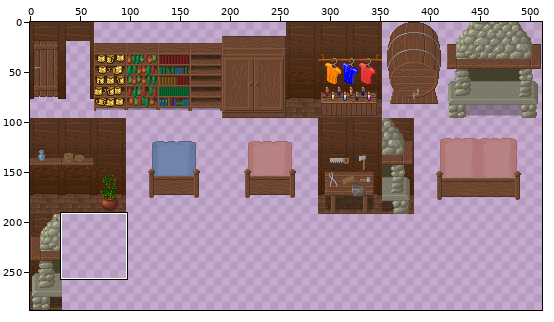
Sprite sheet -- graphics/tiles/woodland_indoor_x3.png. Above: a wide view before the commit, with the close-up outlined.
Close-up. First the earlier version:
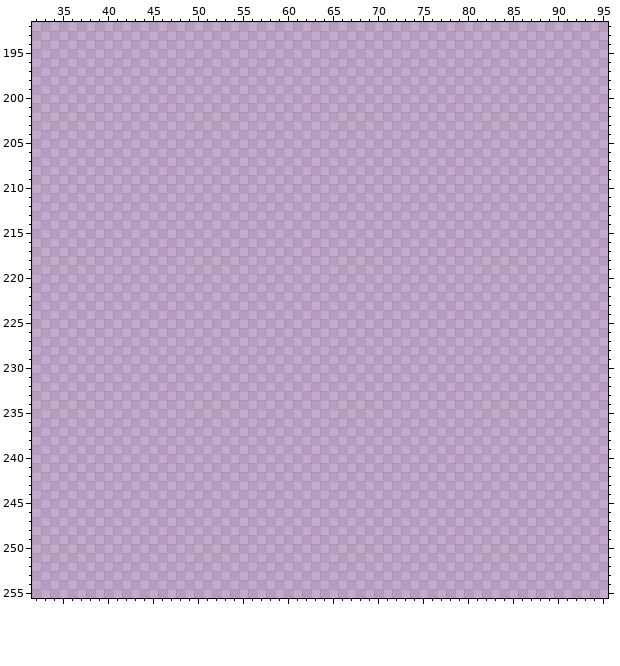
The file is 512x288 pixels. Pixels under 10% opacity are left out. Colours within 5 levels of each other are drawn and written as one. Shown: x 32..95, y 192..255.
Palette (. is transparent): 
Pixels before (only the part around the change), first column x 32:
192 ................................................................
193 ................................................................
194 ................................................................
195 ................................................................
196 ................................................................
197 ................................................................
198 ................................................................
199 ................................................................
200 ................................................................
201 ................................................................
202 ................................................................
203 ................................................................
204 ................................................................
205 ................................................................
206 ................................................................
207 ................................................................
208 ................................................................
209 ................................................................
210 ................................................................
211 ................................................................
212 ................................................................
213 ................................................................
214 ................................................................
215 ................................................................
216 ................................................................
217 ................................................................
218 ................................................................
219 ................................................................
220 ................................................................
221 ................................................................
222 ................................................................
223 ................................................................
224 ................................................................
225 ................................................................
226 ................................................................
227 ................................................................
228 ................................................................
229 ................................................................
230 ................................................................
231 ................................................................
232 ................................................................
233 ................................................................
234 ................................................................
235 ................................................................
236 ................................................................
237 ................................................................
238 ................................................................
239 ................................................................
240 ................................................................
241 ................................................................
242 ................................................................
243 ................................................................
244 ................................................................
245 ................................................................
246 ................................................................
247 ................................................................
248 ................................................................
249 ................................................................
250 ................................................................
251 ................................................................
252 ................................................................
253 ................................................................
254 ................................................................
255 ................................................................
And afterwards:
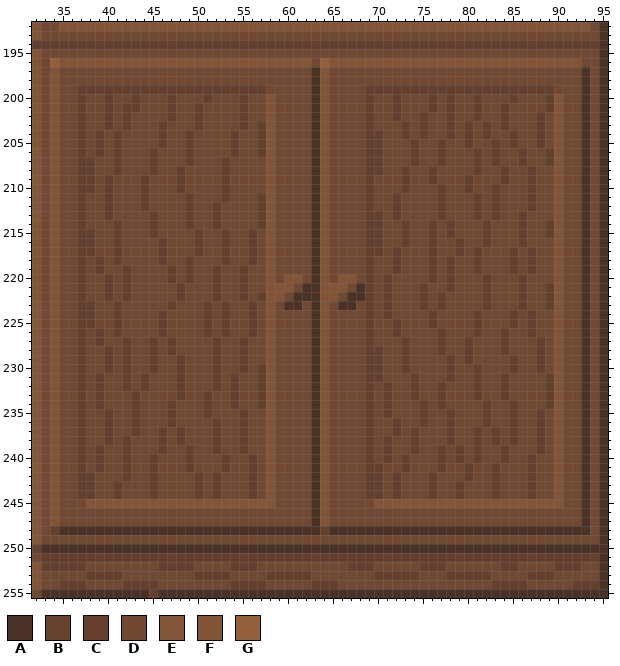
Colours new in this view: A #4a3227  B #653f2df9  C #653f2d  D #714831  E #835436f8  F #835436  G #955f3c
What changed:
Changed rows in their new state; - is an unchanged pixel.
first column x 32:
192 FDDFFFFFFFFFFFFFFFFFFFFFFFFFFFFFFFFFFFFFFFFFFFFFFFFFFFFFFFFFFFDA
193 FDDDDDDDDDDDDDDDDDDDDDDDDDDDDDDDDDDDDDDDDDDDDDDDDDDDDDDDDDDDDDDA
194 CCCCCCCCCCCCCCCCCCCCCCCCCCCCCCCCCCCCCCCCCCCCCCCCCCCCCCCCCCCCCCCA
195 FDDDDDDDDDDDDDDDDDDDDDDDDDDDDDDDDDDDDDDDDDDDDDDDDDDDDDDDDDDDDDDA
196 FDGFFFFFFFFFFFFFFFFFFFFFFFFFFFFDGFFFFFFFFFFFFFFFFFFFFFFFFFFFFDDA
197 FDFDDDDDDDDDDDDDDDDDDDDDDDDDDDDAFDDDDDDDDDDDDDDDDDDDDDDDDDDDDADA
198 FDFDDDDDDDDDDDDDDDDDDDDDDDDDDDDAFDDDDDDDDDDDDDDDDDDDDDDDDDDDDADA
199 FDFDDCCCCCCCCCCCCCCCCCCCCCDDDDDAFDDDDCCCCCCCCCCCCCCCCCCCCCDDDADA
200 FDFDDCDDCDDCDDDCDDDCDDDCDDFDDDDAFDDDDCDDCDDDCDCDDCDDDCDDDCFDDADA
201 FDFDDCDDCDCCDDDCDDCDDDDCDDFDDDDAFDDDDCDDCDDDCDCDDCDDCDDDDCFDDADA
202 FDFDDCDDCDCDDDDCDDCDDDDCDDFDDDDAFDDDDCDDCDDCDDCDDCDDCDDDCDFDDADA
203 FDFDDCDDCDCDDDCDDDCDDDDCDCFDDDDAFDDDDCDDDCDCDDCDCDCDCDDDCDFDDADA
204 FDFDDCDCDCDDDDCDDCDDDDCDDCFDDDDAFDDDDCCDDCDCDDCDCDCDDCDDCDFDDADA
205 FDFDDCDCDCDDDDCDDCDDDDCDDCFDDDDAFDDDDCCDDDCDDCDDCDDCDCDDCDFDDADA
206 EDFDDCDCDCDDDCDDDCDDDDCDDCFDDDDAFDDDDCCDDDCDDCDDDCDCDDCDDCFDDADA
207 EDFDDCCDDCDDDCDDDCDDDCDDDDFDDDDAFDDDDCCDDDCDDCDDDCDCDDCDDCFDDADA
208 EDFDDCCDDCDDDCDDCDDDDCDDDDFDDDDAFDDDDCCDDCDDCDDDDCDDCDDCDDFDDADA
209 EDFDDCCDCDDDCDDDCDDDDCDDDDFDDDDAFDDDDCDDDCDDCDDDCDDDCDDCDDFDDADA
210 EDFDDCCDCDDDCDDDCDDDDCDDDDFDDDDAFDDDDCDDDCDDDCDDCDDCDDDCDDFDDADA
211 EDFDDCDDCDDDCDDDDCDDDCDDDCFDDDDAFDDDDCDDCDDDDCDDDCDCDDDCDDFDDADA
212 EDFDDCDDCDDDCDDDDCDDCDDDDCFDDDDAFDDDDCDDCDDDDCDDDCDCDDDCDDFDDADA
213 EDFDDCDDCDDDDCDDDCDDCDDDDCFDDDDAFDDDDCCDCDDDDCDDDCDCDDCDDDFDDADA
214 FDFDDCDDDCDDDCDDDCDDCDDDDCFDDDDAFDDDDCCDDCDDCDCDDDCDDDCDDCFDDADA
215 FDFDDCCDDCDDDCDDDDCDDCDDCDFDDDDAFDDDDCCDDCDDCDCDDDCDDDCDDCFDDADA
216 FDFDDCCDDCDDDDCDDDCDDCDDCDFDDDDAFDDDDCCDDCDDCDDCDDCDDDCDDDFDDADA
217 FDFDDCCDDCDDDDCDDDCDDCDDCDFDDDDAFDDDDCCDCDDDCDDCDCDDDCDCDDFDDADA
218 FDFDDCDCDCDDDDCDDCDDDCDDCDFDDDDAFDDDDCDDCDDDCDCDDCDDDCDCDDFDDADA
219 FDFDDCDCDDCDDDDCDCDDCDDCDDFDDDDAFDDDDCDDCDDDCDCDDCDDDCDCDDFDDADA
220 FDFDDCDDCDCDDDDCDCDDCDDCDDFDFFDAFDFFDCDCDDDDCDCDDDCDDDCDDDFDDADA
221 FDFDDCDDCDCDDDDDCDDDCDDCDDFFFDAAFFFDACDCDDDCDDCDDDCDDDCDDCFDDADA
222 FDFDDCDDCDCDDDDDCDDDCDDCDCFFDAAAFFDAACDCDDDCDCDDDDCDDDCDDCFDDADA
223 EDFDDCCDDCDDDDDCDDDCDCDDCDFDAADAFDAADCDCDDDCDCDDDDCDDDCDDCFDDADA
224 EDFDDCCDDCDDDDCDDDDCDCDDCDFDDDDAFDDDDCDCDDDDCDDDDCDDDCDCDDFDDADA
225 EDFDDCCDDCDDDDCDDDDCDCDDCDFDDDDAFDDDDCDDCDDDCDDDDCDDDCDCDDFDDADA
226 EDFDDCDCDCDDDDCDDDDCDCDDCDFDDDDAFDDDDCDDCDDDDCDDDCDDCDDCDDFDDADA
227 EDFDDCDCDDCDDCDCDDDDCDDCDDFDDDDAFDDDDCDDDCDDDCDDCDDDCDDDCDFDDADA
228 EDFDDCDDCDCDDCDCDDDDCDDCDDFDDDDAFDDDDCCDDCDDDCDDCDDDCDDDCDFDDADA
229 EDFDDCDDCDCDDCDDCDDDCDDCDDFDDDDAFDDDDCCDDCDDDDCDCDDDDCDDCDFDDADA
230 EDFDDCDDCDCDDCDDCDDDCDDCDCFDDDDAFDDDDCCDDCDDDDCDDCDDDCDDCDFDDADA
231 EDFDDCDCDDCDCDDDCDDDCDCDDCFDDDDAFDDDDCCDDDCDDDCDDCDDCDDDDCFDDADA
232 EDFDDCDCDDCDCDDDCDDDCDCDDCFDDDDAFDDDDCDCDDCDDCDDDCDDCDDDDCFDDADA
233 EDFDDCDCDDDCDDDDCDDCDDCDDCFDDDDAFDDDDCDCDDCDDCDDDCDDCDDDDCFDDADA
234 EDFDDCDCDDDCDDDCDDDCDDCDDCFDDDDAFDDDDCDCDDDCDCDDDDCDDCDDDCFDDADA
235 EDFDDCDDCDDCDDDCDDDCDDDCDDFDDDDAFDDDDCDCDDDCDDCDDDCDDCDDCDFDDADA
236 EDFDDCDDCDDCDDDCDDDDCDDCDDFDDDDAFDDDDCDDCDDCDDCDDDCDDCDDCDFDDADA
237 EDFDDCDDCDDCDDCDCDDDCDDCDDFDDDDAFDDDDCDDCDCDDDCDDCDCDCDDCDFDDADA
238 EDFDDCDDCDCDDDCDCDDDCDDCDDFDDDDAFDDDDCDCDDCDDDCDDCDCDCDDCDFDDADA
239 EDFDDCDCDDCDDDCDDCDDCDDCDDFDDDDAFDDDDCDCDDCDDCDCDCDDCDDDCDFDDADA
240 EDFDDCDCDDCDDCDDDCDDDCDDCDFDDDDAFDDDDCDCDCDDDCDCDCDDCDDCDDFDDADA
241 EDFDDCDCDDCDDCDDDCDDDCDDCDFDDDDAFDDDDCCDDCDDDCDDCDDCDDDCDDFDDADA
242 EDFDDCCDDDCDDCDDDDCDCDDDCDFDDDDAFDDDDCCDCDDDCDDDCDDCDDDCDDFDDADA
243 EDFDDCCDDCDDDCDDDDCDCDDDCDFDDDDAFDDDDCCDCDDDCDDCDDDCDDDCDDFDDADA
244 EDFDDCCDDCDDDCDDDDCDCDDDCDFDDDDAFDDDDCCDCDDDCDDCDDDCDDDCDDFDDADA
245 EDFDDDFFFFFFFFFFFFFFFFFFFFFDDDDAFDDDDDFFFFFFFFFFFFFFFFFFFFFDDADA
246 EDFDDDDDDDDDDDDDDDDDDDDDDDDDDDDAFDDDDDDDDDDDDDDDDDDDDDDDDDDDDADA
247 EDFDDDDDDDDDDDDDDDDDDDDDDDDDDDDAFDDDDDDDDDDDDDDDDDDDDDDDDDDDDADA
248 EDCAAAAAAAAAAAAAAAAAAAAAAAAAAAAACAAAAAAAAAAAAAAAAAAAAAAAAAAAAADA
249 EDDDDDDDDDDDDDDDDDDDDDDDDDDDDDDDDDDDDDDDDDDDDDDDDDDDDDDDDDDDDDDA
250 BAAAAAAAAAAAAAAAAAAAAAAAAAAAAAAAAAAAAAAAAAAAAAAAAAAAAAAAAAAAAAAA
251 DCCCCCCCCCCCCCCCCCCCCCCCCCCCCCCCCCCCCCCCCCCCCCCCCCCCCCCCCCCCCCCA
252 FCCCCCDDDDDDDDCCCCDDDDCCCDDDDDDDDDDCCCDDDDDCCCDDDDDDCCDDDDCCCDDA
253 FDDDDDCCCCDDDDDDDDCCCCDDDDCCCCCDDDDDDDCCCCCDDDCCCCCDDDDCCCDDDDDA
254 FDDCCCDDDDCCCCDDDDDDDDCCCCDDDDDCCCDDDDDDDDDDDDDDDDDCCCCDDDDDCCCA
255 DAAAAAAAAAAAACAAAAAAAAAAAAAAAAAAAAAAAAAAAAAAAAAAAAAAAAAAAAAAAAAA
Boxes around the changes in both close-ups, in picture pixels (x1, y1, x2, y2):
added: (32, 22, 608, 598)
